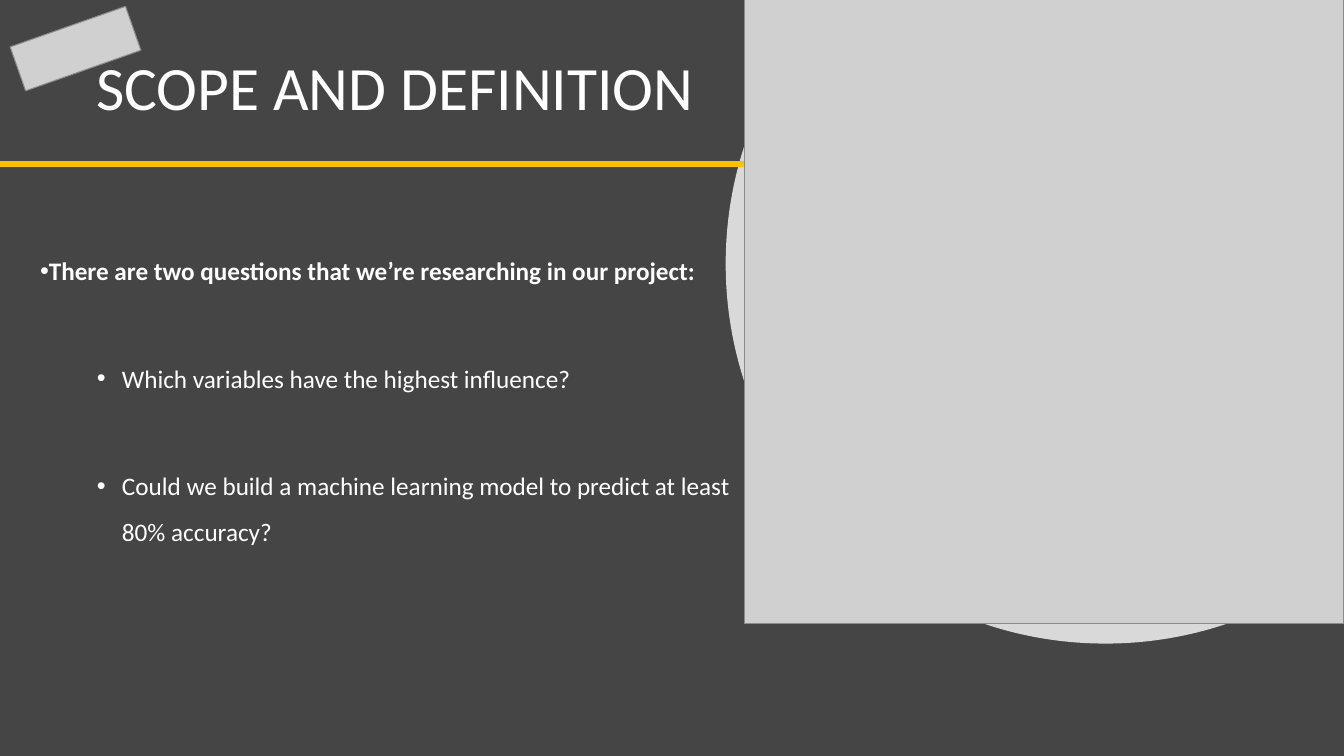
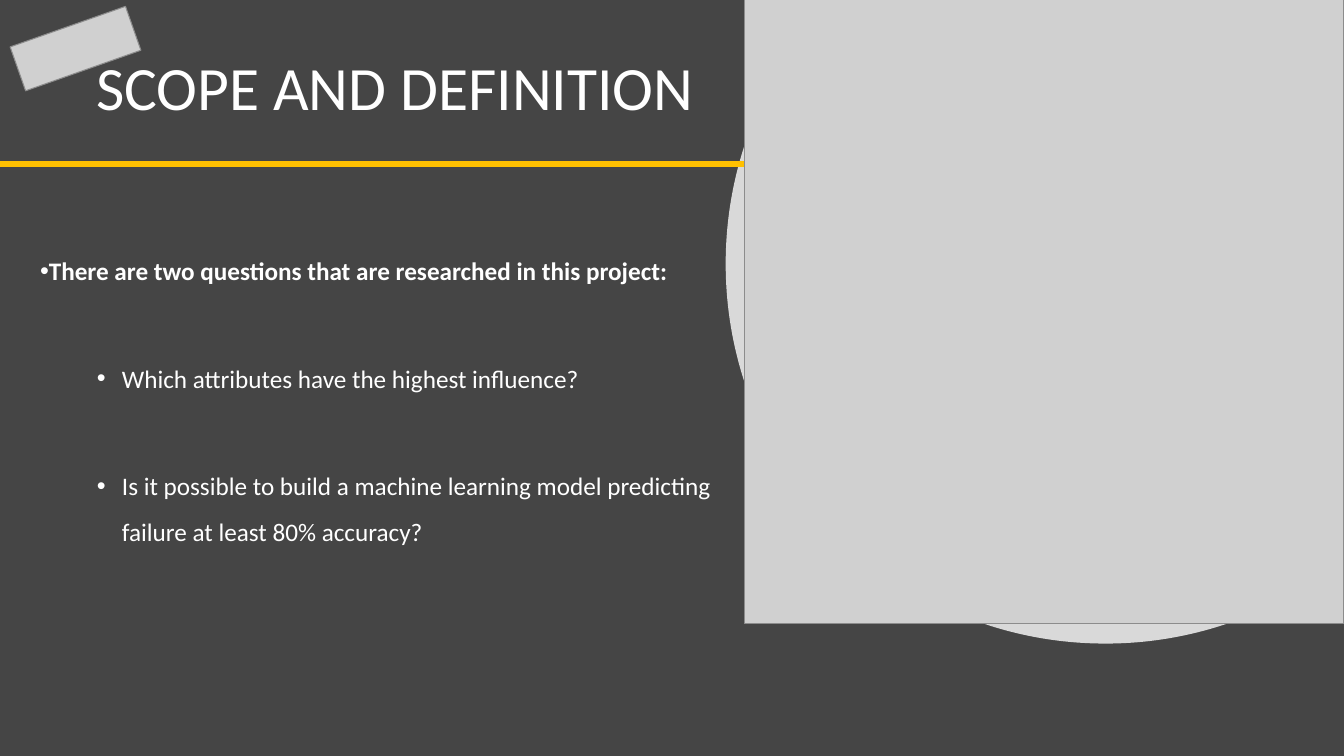
Before and after one commit to MrAshTag/Drone_Faults_Anomaly_Detection, a slide deck: slide 5 of Drone_Faults_and_Anomaly_detection.pptx. Drawn at 1344x756 pixels with LibreOffice and Linux fonts; fonts in the diff are those of the drawing; grey boxes stand for pictures. Boxes give left, top, right and bottom in pixels: in the first picture for what was removed or moved away, otherwise in the second. Text is boxed around its words. In the diff, an @@ line names an element or a change of style, - is before the commit and + after.

```diff
--- a/Drone_Faults_and_Anomaly_detection.pptx
+++ b/Drone_Faults_and_Anomaly_detection.pptx
@@ text at <box>49,262,710,545</box>: text changed @@
-• There are two questions that we’re researching in our project:
-  • Which variables have the highest influence?
-  • Could we build a machine learning model to predict at least 80% accuracy?
+• There are two questions that are researched in this project:
+  • Which attributes have the highest influence?
+  • Is it possible to build a machine learning model predicting failure at least 80% accuracy?
```
Also in this commit, not shown: 7 other slides changed.
